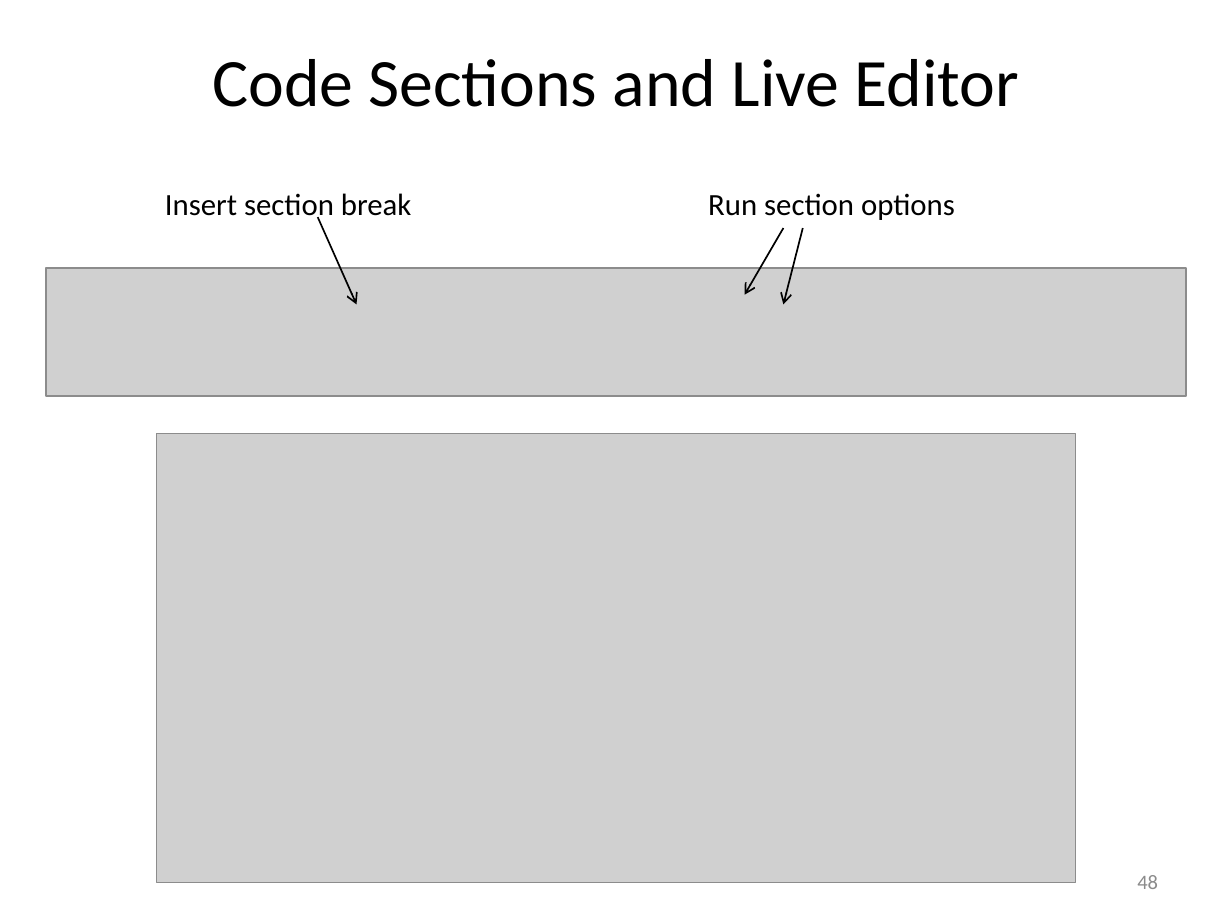
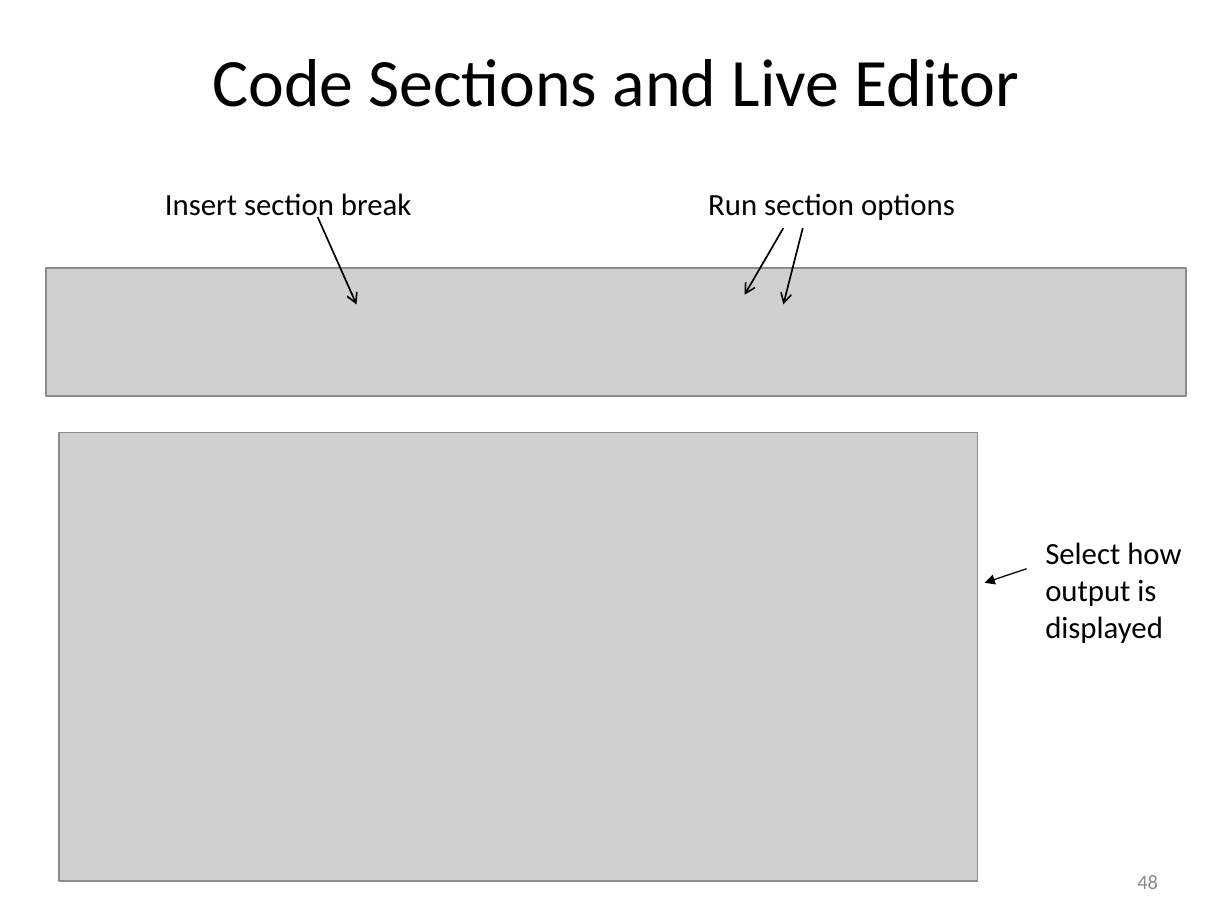
Before and after one commit to louisepb/MatlabBasicCourse, a slide deck: slide 48 of Introduction to MATLAB for Engineers.pptx. Drawn at 1232x924 pixels with LibreOffice and Linux fonts; fonts in the diff are those of the drawing; grey boxes stand for pictures. Boxes give left, top, right and bottom in pixels: in the first picture for what was removed or moved away, otherwise in the second. Text is boxed around its words. In the diff, an @@ line names an element or a change of style, - is before the commit and + after.

```diff
--- a/Introduction to MATLAB for Engineers.pptx
+++ b/Introduction to MATLAB for Engineers.pptx
@@ picture: place and size @@
-picture at [156,434,1076,882]
+picture at [59,432,978,881]
@@ arrow added from (1026, 569) to (984, 583), #000000 0.75 pt @@
@@ text added at [1045,542,1181,643], 18 pt, text #000000 @@
+Select how output is displayed
```
Also in this commit, not shown: 8 other files.
